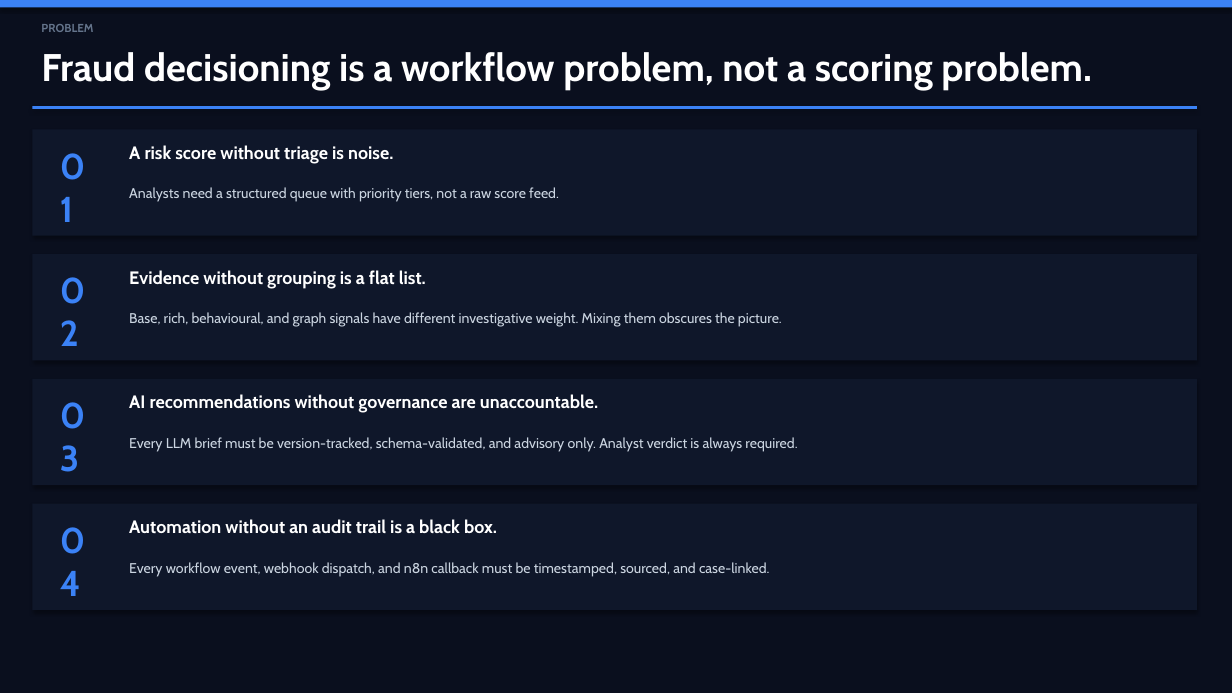
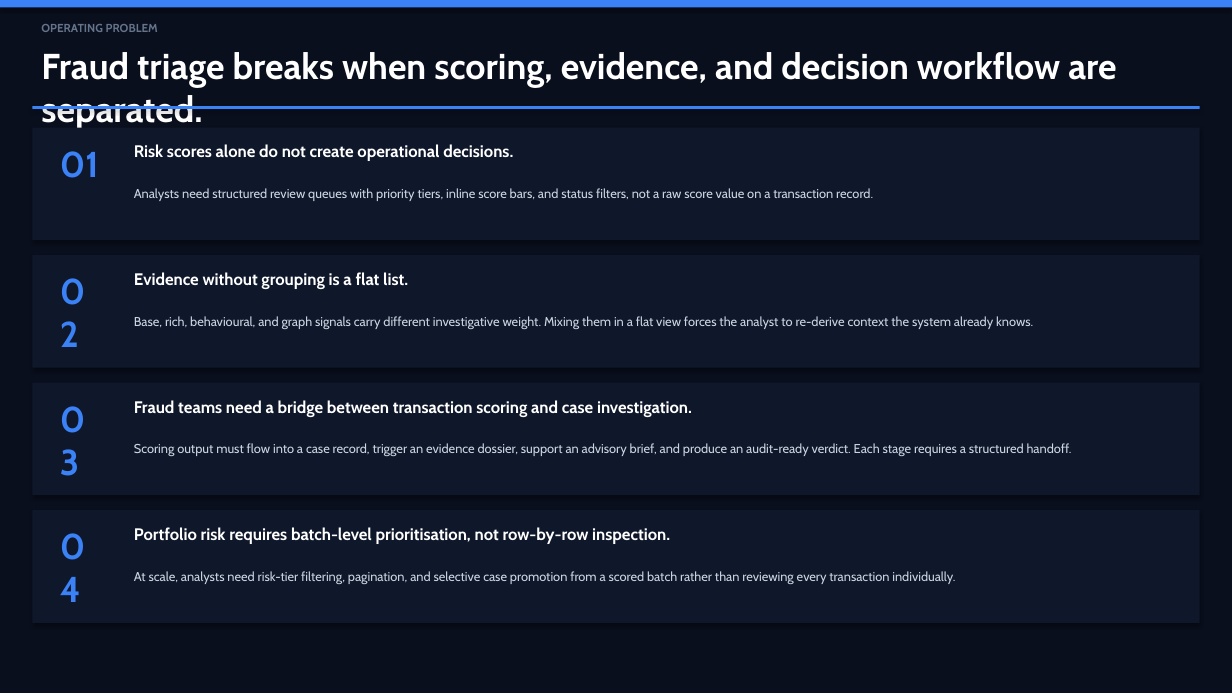
Before and after one commit to IjazKakkodDS/transaction-fraud-intelligence-console, a slide deck: slide 2 of docs/presentation/real-time-fraud-intelligence-console-executive-deck.pptx. Drawn at 1232x693 pixels with LibreOffice and Linux fonts; fonts in the diff are those of the drawing. Boxes give left, top, right and bottom in pixels: in the first picture for what was removed or moved away, otherwise in the second. Text is boxed around its words. In the diff, an @@ line names an element or a change of style, - is before the commit and + after.

Commit message:
Reposition executive deck for product and scale narrative
Rebuilt 12-slide deck from documentation summary into a product and systems
pitch. Added Product Promise, Latency Strategy, and Scale Path slides. Removed
all defensive wording from visible slides. Reframed integration facade as
expansion path. Added author name and video tile. 41/41 validation passes.

```diff
--- a/docs/presentation/real-time-fraud-intelligence-console-executive-deck.pptx
+++ b/docs/presentation/real-time-fraud-intelligence-console-executive-deck.pptx
@@ text at [41, 24, 158, 32]: text changed @@
-PROBLEM
+OPERATING PROBLEM
@@ text at [41, 52, 1116, 88]: text changed; size 30 to 28 pt @@
-Fraud decisioning is a workflow problem, not a scoring problem.
+Fraud triage breaks when scoring, evidence, and decision workflow are separated.
@@ rectangle: place and size @@
-rectangle at [32, 129, 1197, 236]
+rectangle at [32, 128, 1200, 240]
@@ text "01" rewrapped from [51, 139, 106, 222] to [60, 151, 99, 178] @@
@@ text at [134, 144, 513, 161]: text changed; size 14 to 13 pt @@
-A risk score without triage is noise.
+Risk scores alone do not create operational decisions.
@@ text at [134, 188, 873, 201]: text changed; size 11 to 10 pt @@
-Analysts need a structured queue with priority tiers, not a raw score feed.
+Analysts need structured review queues with priority tiers, inline score bars, and status filters, not a raw score value on a transaction record.
@@ rectangle: place and size @@
-rectangle at [32, 254, 1197, 360]
+rectangle at [32, 255, 1200, 368]
@@ text "Evidence without grouping is a ..." at [134, 272, 408, 289]: size 14 to 13 pt @@
@@ text at [134, 316, 1033, 329]: text changed; size 11 to 10 pt @@
-Base, rich, behavioural, and graph signals have different investigative weight. Mixing them obscures the picture.
+Base, rich, behavioural, and graph signals carry different investigative weight. Mixing them in a flat view forces the analyst to re-derive context the system already knows.
@@ rectangle: place and size @@
-rectangle at [32, 379, 1197, 485]
+rectangle at [32, 383, 1200, 495]
@@ text "03" rewrapped from [51, 388, 106, 471] to [51, 392, 111, 475] @@
@@ text at [134, 400, 692, 417]: text changed; size 14 to 13 pt @@
-AI recommendations without governance are unaccountable.
+Fraud teams need a bridge between transaction scoring and case investigation.
@@ text at [134, 443, 1072, 456]: text changed; size 11 to 10 pt @@
-Every LLM brief must be version-tracked, schema-validated, and advisory only. Analyst verdict is always required.
+Scoring output must flow into a case record, trigger an evidence dossier, support an advisory brief, and produce an audit-ready verdict. Each stage requires a structured handoff.
@@ rectangle: place and size @@
-rectangle at [32, 504, 1197, 610]
+rectangle at [32, 510, 1200, 623]
@@ text "04" rewrapped from [51, 513, 106, 596] to [51, 519, 111, 603] @@
@@ text at [134, 527, 670, 544]: text changed; size 14 to 13 pt @@
-Automation without an audit trail is a black box.
+Portfolio risk requires batch-level prioritisation, not row-by-row inspection.
@@ text at [134, 571, 955, 584]: text changed; size 11 to 10 pt @@
-Every workflow event, webhook dispatch, and n8n callback must be timestamped, sourced, and case-linked.
+At scale, analysts need risk-tier filtering, pagination, and selective case promotion from a scored batch rather than reviewing every transaction individually.
```
Also in this commit, not shown: 5 other slides changed, 6 slides added, 6 slides removed.
